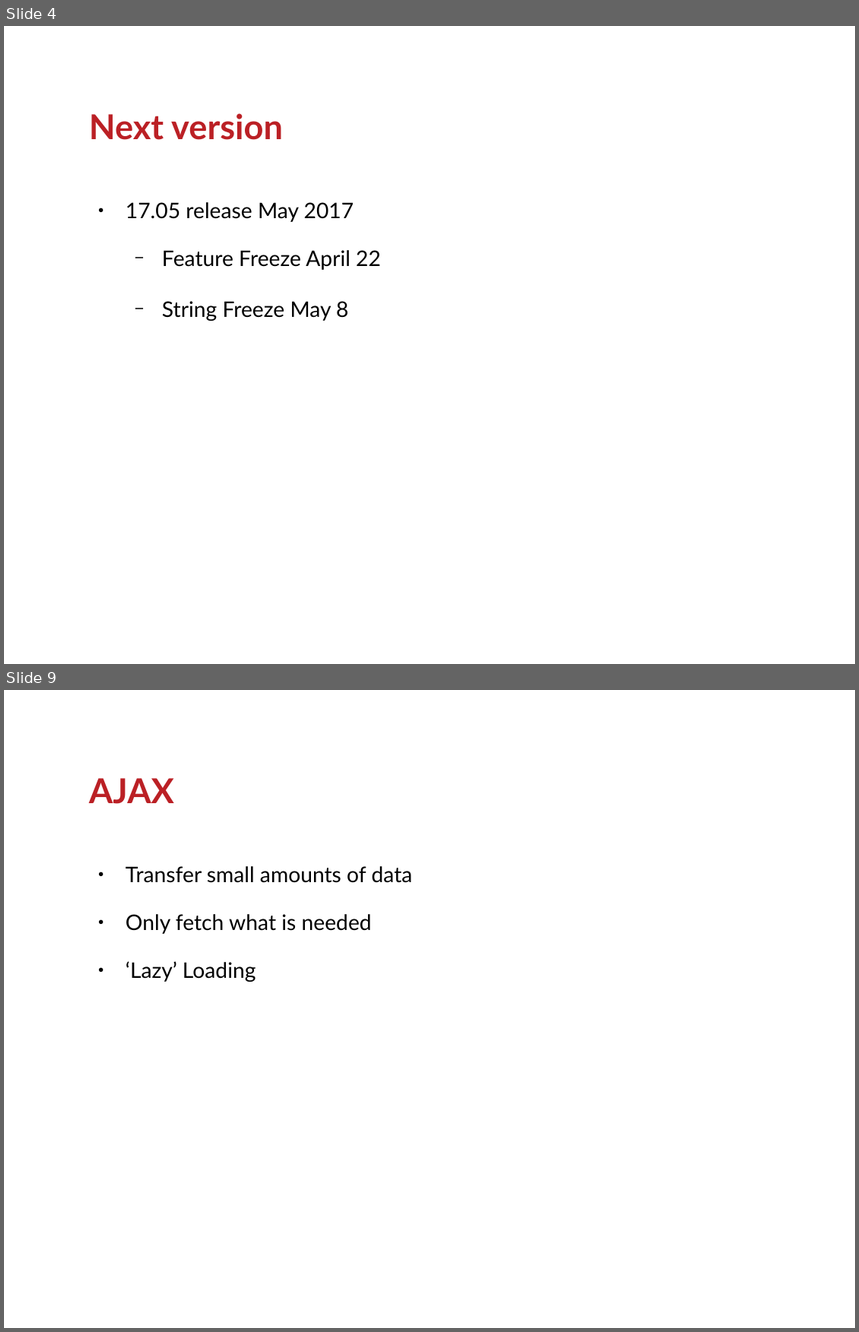
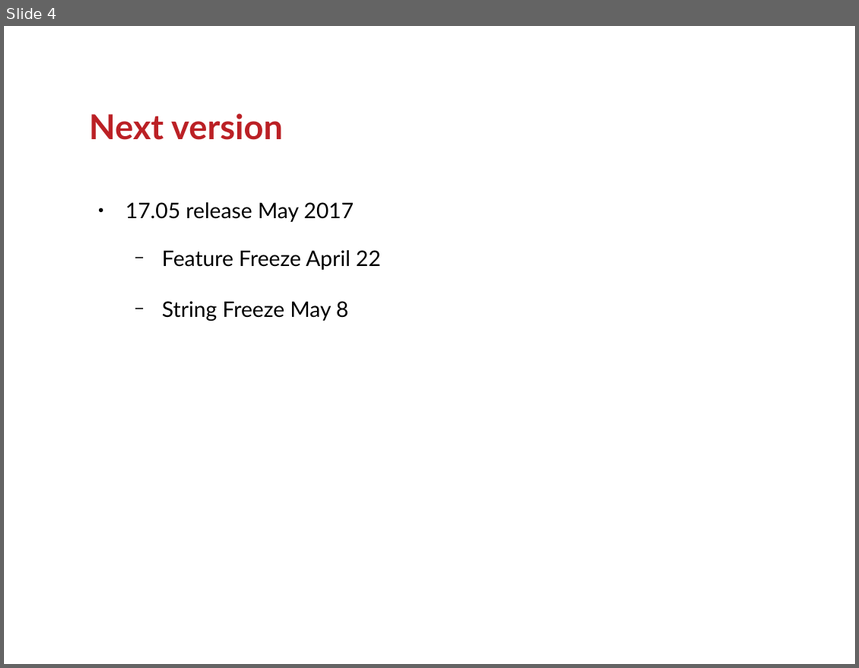
Before and after one commit to ranginui/presentation, a slide deck: nehu/roadmap.odp. Shown one above the other, each under a label of ours: slides 4 and 9 before the commit, slide 4 after it; the slides between them are not shown. The pictures are 859x1332 and 859x668 pixels, drawn with LibreOffice and Linux fonts; fonts in the diff are those of the drawing; background and template pictures are left out. Boxes give left, top, right and bottom in pixels: in the first picture for what was removed or moved away, otherwise in the second. Text is boxed around its words. In the diff, an @@ line names an element or a change of style, - is before the commit and + after.

```diff
--- a/nehu/roadmap.odp
+++ b/nehu/roadmap.odp
@@ slide 9 removed at [4, 690, 855, 1328], background #FFFFFF @@
@@ title removed at [89, 778, 174, 804] @@
-AJAX
@@ text removed at [126, 866, 413, 982] @@
-● Transfer small amounts of data
-● Only fetch what is needed
-● ‘Lazy’ Loading
```
Also in this commit, not shown: 6 slides added, 4 other slides removed.
